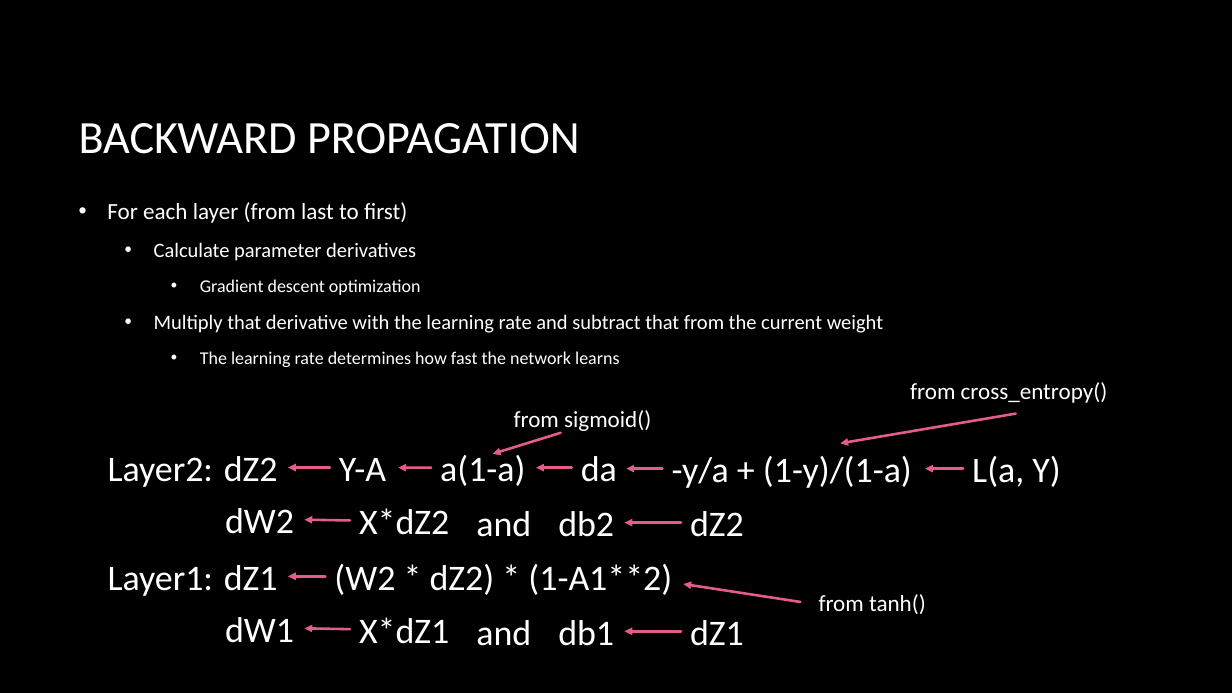
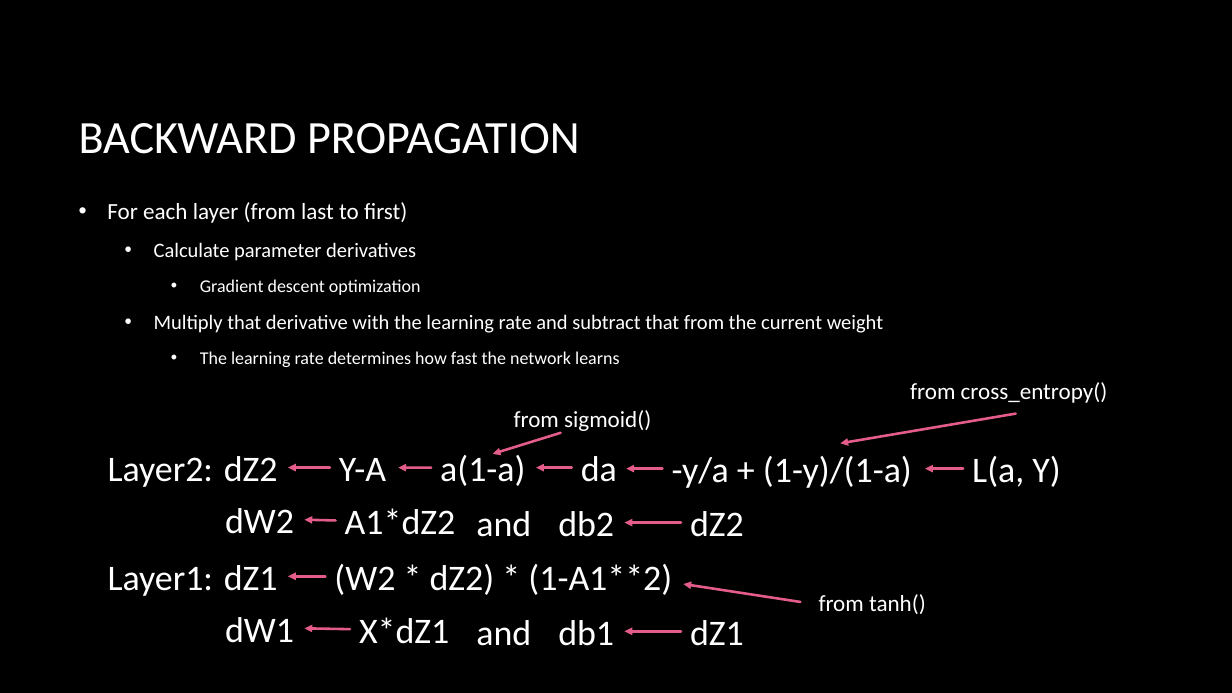
Before and after one commit to JoeMayo/DeepLearningDemos, a slide deck: slide 19 of DeepLearningBasics/Deep Learning Basics.pptx. Drawn at 1232x693 pixels with LibreOffice and Linux fonts; fonts in the diff are those of the drawing; background and template pictures are left out. Boxes give left, top, right and bottom in pixels: in the first picture for what was removed or moved away, otherwise in the second. Text is boxed around its words. In the diff, an @@ line names an element or a change of style, - is before the commit and + after.

Commit message:
Removed unused code parameters and removed unused syntax. Updated presentation slides to correct spelling and clarify a couple slides.

```diff
--- a/DeepLearningBasics/Deep Learning Basics.pptx
+++ b/DeepLearningBasics/Deep Learning Basics.pptx
@@ text at bbox=[345, 508, 456, 535]: text changed @@
-X*dZ2
+A1*dZ2
@@ arrow moved from (350, 520) - (305, 519) to (335, 520) - (305, 519) @@
```
Also in this commit, not shown: 4 other slides changed, 2 other files.
